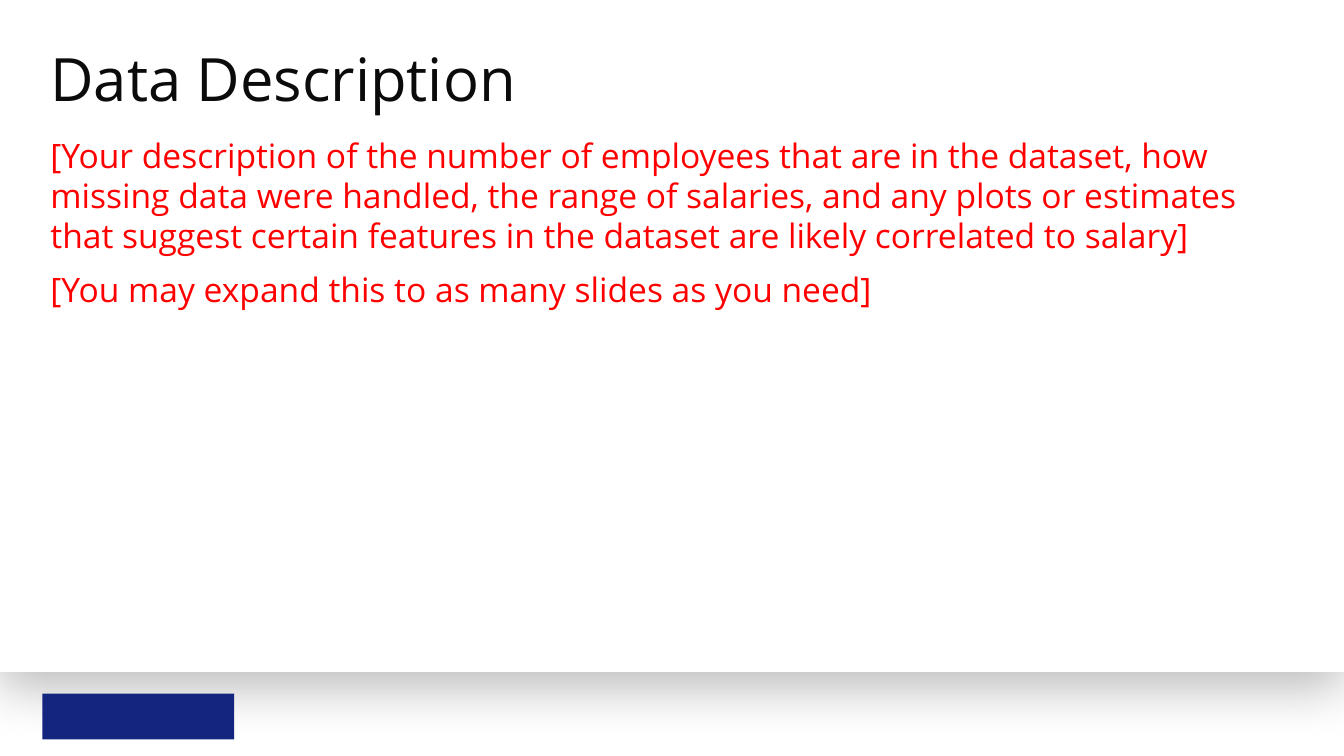
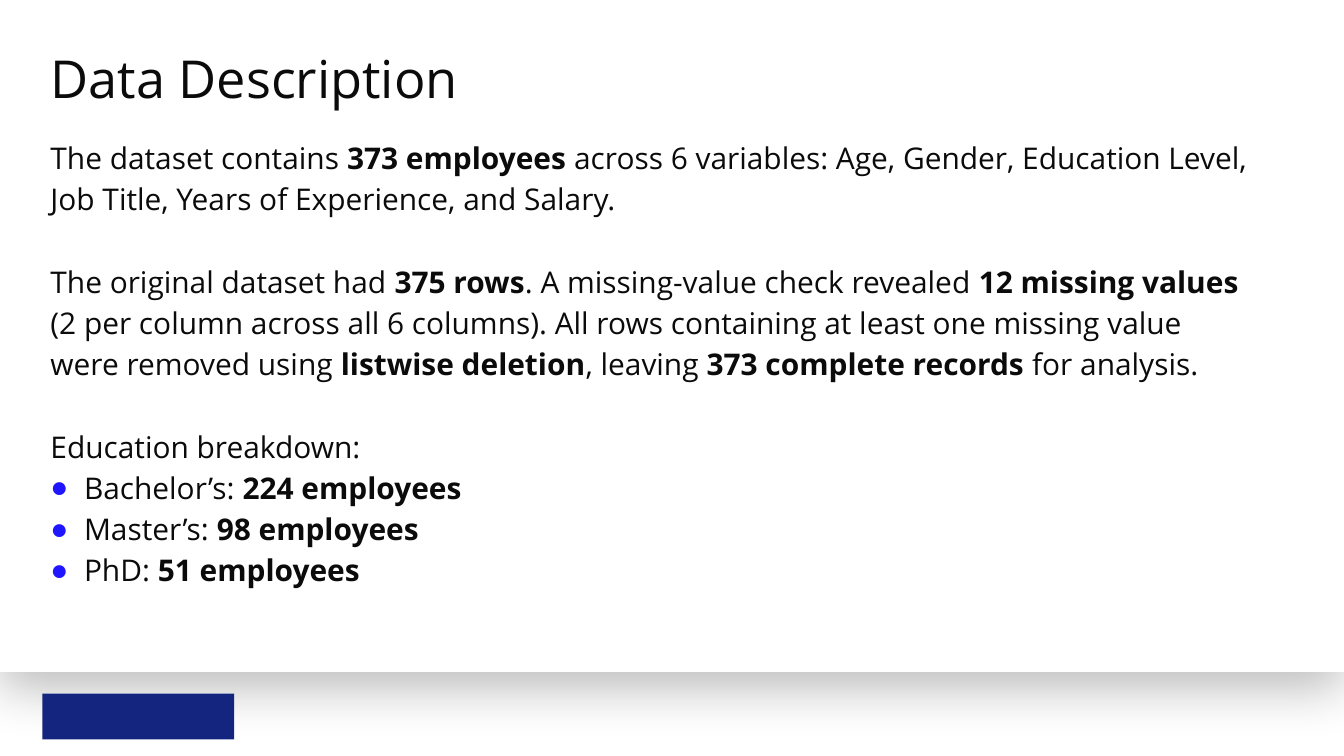
Before and after one commit to EduardoNicacio/Udacity_Statistics-Data-Analysis_P4_Model_Salary_Data_Linear_Regression, a slide deck: slide 3 of model-salary-data-with-linear-regression.pptx (slide 4 before the commit). Drawn at 1344x756 pixels with LibreOffice and Linux fonts; fonts in the diff are those of the drawing; background and template pictures are left out. Boxes give left, top, right and bottom in pixels: in the first picture for what was removed or moved away, otherwise in the second. Text is boxed around its words. In the diff, an @@ line names an element or a change of style, - is before the commit and + after.

```diff
--- a/model-salary-data-with-linear-regression.pptx
+++ b/model-salary-data-with-linear-regression.pptx
@@ title "Data Description" at (x1=50, y1=59, x2=458, y2=111): size 64 to 56 pt @@
@@ text at (x1=50, y1=146, x2=1246, y2=589): text changed; size 36 to 32 pt; text colour #FF0000 to #0B0B0B @@
-[Your description of the number of employees that are in the dataset, how missing data were handled, the range of salaries, and any plots or estimates that suggest certain features in the dataset are likely correlated to salary]
-[You may expand this to as many slides as you need]
+The dataset contains 373 employees across 6 variables: Age, Gender, Education Level, Job Title, Years of Experience, and Salary.
+The original dataset had 375 rows. A missing-value check revealed 12 missing values (2 per column across all 6 columns). All rows containing at least one missing value were removed using listwise deletion, leaving 373 complete records for analysis.
+Education breakdown:
+● Bachelor’s: 224 employees
+● Master’s: 98 employees
+● PhD: 51 employees
```
Also in this commit, not shown: 4 other slides changed, 4 slides added, 1 slide removed, 8 other files.
